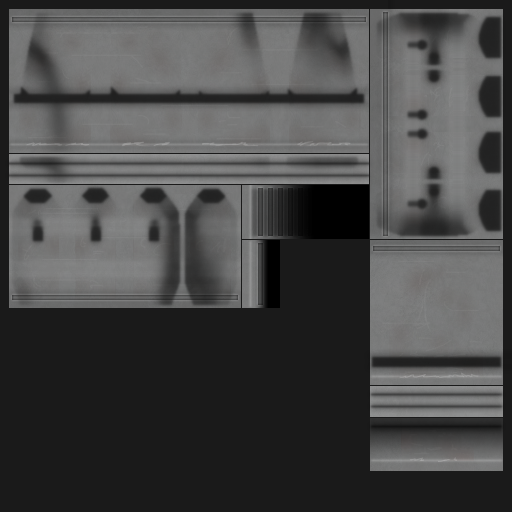
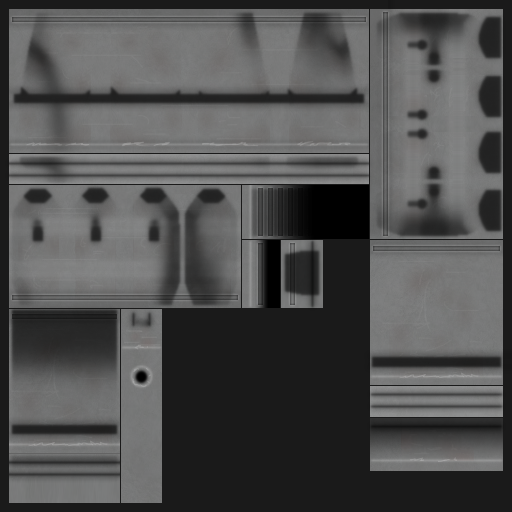
The second 512x512 image is a revision of the first. Changes to its layers:
added group "engine_2_vernier" with 8 layers above "engine_2" over [121, 309, 162, 503]
added layer "low 2" (1st of 4, in "engine_2_vernier") in group "engine_2_vernier" over [125, 309, 158, 332]
added layer "high 2" (1st of 4, in "engine_2_vernier") (40%) in group "engine_2_vernier" over [132, 345, 151, 387]
added layer "high 1" (1st of 4, in "engine_2_vernier") in group "engine_2_vernier" over [121, 344, 162, 390]
added layer "grime 3" (1st of 4, in "engine_2_vernier") (20%) in group "engine_2_vernier" over [125, 321, 160, 353]
added layer "grime 2" (1st of 4, in "engine_2_vernier") (10%) in group "engine_2_vernier" over [124, 330, 161, 346]
added layer "wear" (1st of 5, in "engine_2_vernier") (20%) in group "engine_2_vernier" over [121, 309, 162, 503]
added group "engine_2" with 12 layers above "engine_1" over [9, 239, 323, 503]
added layer "baked ao 2" (1st of 3, in "engine_2") (multiply, 30%) in group "engine_2" over [9, 243, 323, 489]
added layer "baked ao 1" (1st of 3, in "engine_2") (multiply, 60%) in group "engine_2" over [9, 248, 322, 484]
added layer "low 2" (2nd of 4, in "engine_2") in group "engine_2" over [9, 239, 321, 483]
added layer "low 1" (2nd of 4, in "engine_2") in group "engine_2" over [9, 239, 316, 478]
added layer "high 2" (2nd of 4, in "engine_2") (40%) in group "engine_2" over [28, 440, 108, 446]
added layer "high 1" (2nd of 4, in "engine_2") in group "engine_2" over [9, 441, 120, 448]
added layer "grime 3" (2nd of 4, in "engine_2") (20%) in group "engine_2" over [18, 322, 112, 446]
added layer "grime 2" (2nd of 4, in "engine_2") (10%) in group "engine_2" over [11, 328, 112, 445]
added layer "grime 1" (1st of 3, in "engine_2") (20%) in group "engine_2" over [9, 309, 120, 445]
added layer "wear" (2nd of 5, in "engine_2") (20%) in group "engine_2" over [9, 240, 323, 503]
painted on "b" over [9, 240, 323, 503]
…and 2 more changes (2 added)
